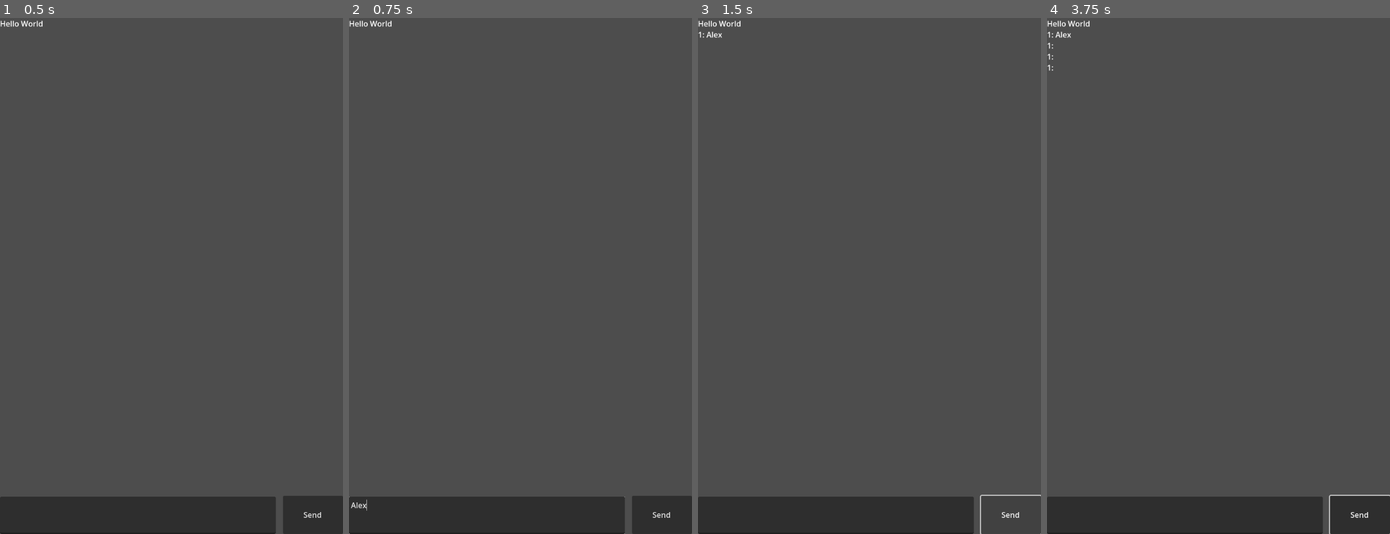
Above: before the commit, frames 1-4 (left to right).
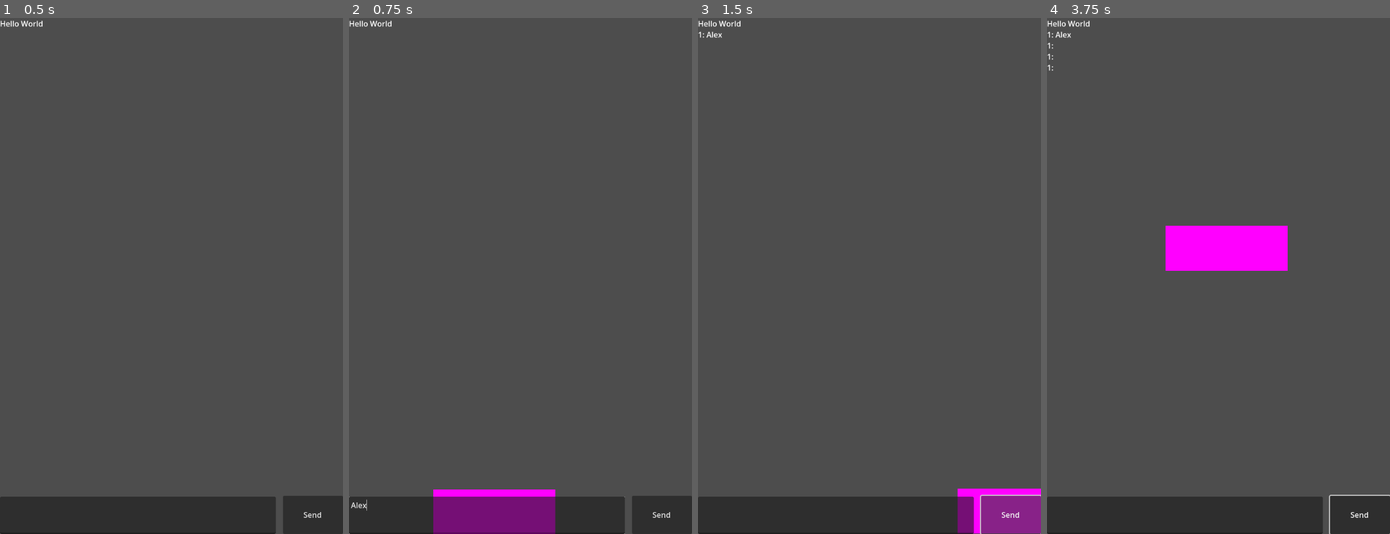
Above: after the commit, the same moments.

Repository: lieuzhenghong/mmo-2024
Game: Godot game, scene res://Main.tscn
The game is run twice, just before and just after one commit, with the same random seed, the same clock (stepped at 60 frames per second) and the same inputs.
Inputs (mouse positions are in pixels of both pictures, inside the frame that each line leads up to):
- Up to frame 1 (0.5 s): no input
- Up to frame 2 (0.75 s): click (486, 513) at 0.52 s; type "Alex" at 0.6 s
- Up to frame 3 (1.5 s): click "Send" at 1.25 s
- Up to frame 4 (3.75 s): click "Send" at 2 s; click "Send" at 2.75 s; tap Enter at 3.5 s; move the mouse to (1218, 250) at 3.52 s; click (1218, 250) at 3.67 s

Frame 1 is identical in both runs. In frame 2, 3.1% of the frame differs, in the area x 24-61%, y 91-100%; in frame 3, 2.1%; in frame 4, 3.1%, in the area x 34-71%, y 40-49%.

Commit message:
pass vector2 to update gamestat

Diff:
--- a/Game.gd
+++ b/Game.gd
@@ -34,4 +34,4 @@
 	if event is InputEventMouseButton and event.pressed:
 		# Update the target position to the mouse click position
 		 # player.position = event.position
-		pass
+		Globals._request_update_gamestate(event.position)
